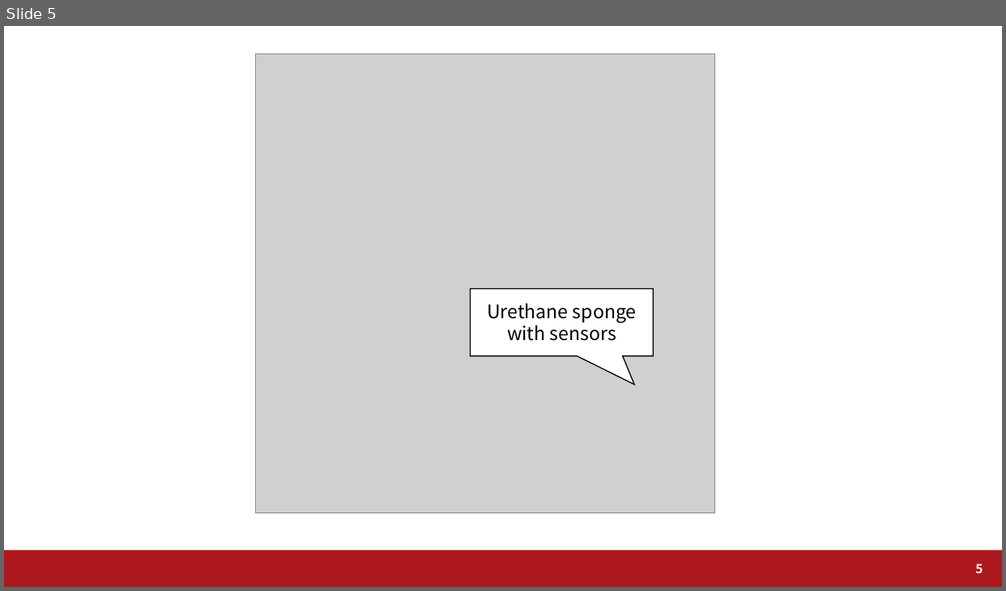
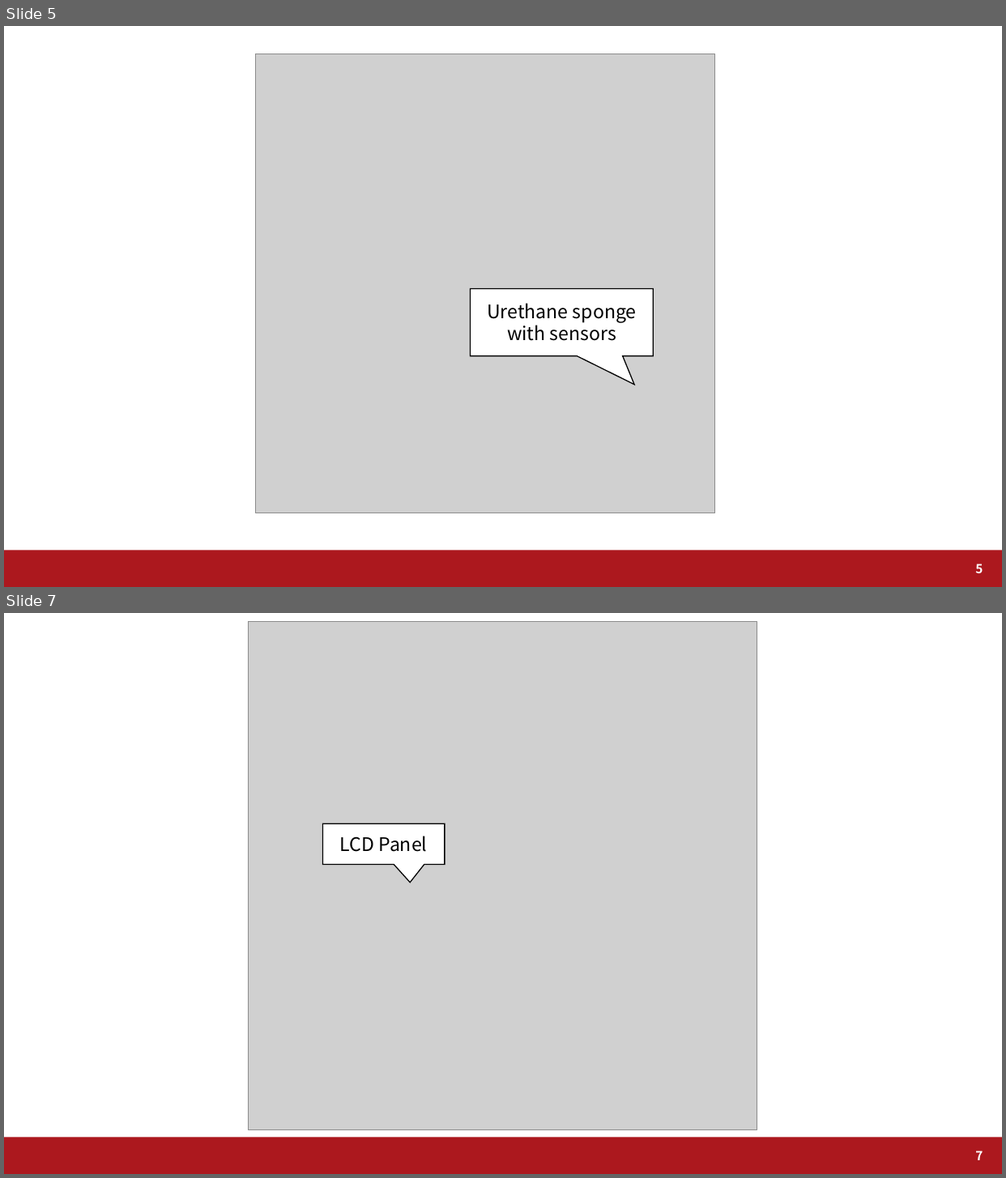
Before and after one commit to a2h1r0/lab, a slide deck: paper/helmet/ISWC2020/figure/source/fig_data.pptx. Shown one above the other, each under a label of ours: slide 5 before the commit, slides 5 and 7 after it; the slides between them are not shown. The pictures are 1006x591 and 1006x1178 pixels, drawn with LibreOffice and Linux fonts; fonts in the diff are those of the drawing; grey boxes stand for pictures; background and template pictures are left out. Boxes give left, top, right and bottom in pixels: in the first picture for what was removed or moved away, otherwise in the second. Text is boxed around its words. In the diff, an @@ line names an element or a change of style, - is before the commit and + after.

```diff
--- a/paper/helmet/ISWC2020/figure/source/fig_data.pptx
+++ b/paper/helmet/ISWC2020/figure/source/fig_data.pptx
@@ slide 7 added at box(4, 613, 1002, 1174), background #FFFFFF; not listed: 1 template element that a slide beside it also shows @@
@@ picture added at box(249, 621, 758, 1130) @@
@@ speech box added at box(323, 824, 445, 865), fill #FFFFFF, outline #000000 1 pt @@
@@ text added at box(340, 836, 427, 852), 18 pt, text #000000 @@
+LCD Panel
@@ page number added at box(975, 1151, 982, 1161), 12 pt, text #FFFFFF, bold @@
+7
```
Also in this commit, not shown: 1 slide changed, 1 slide removed, 12 other files.
